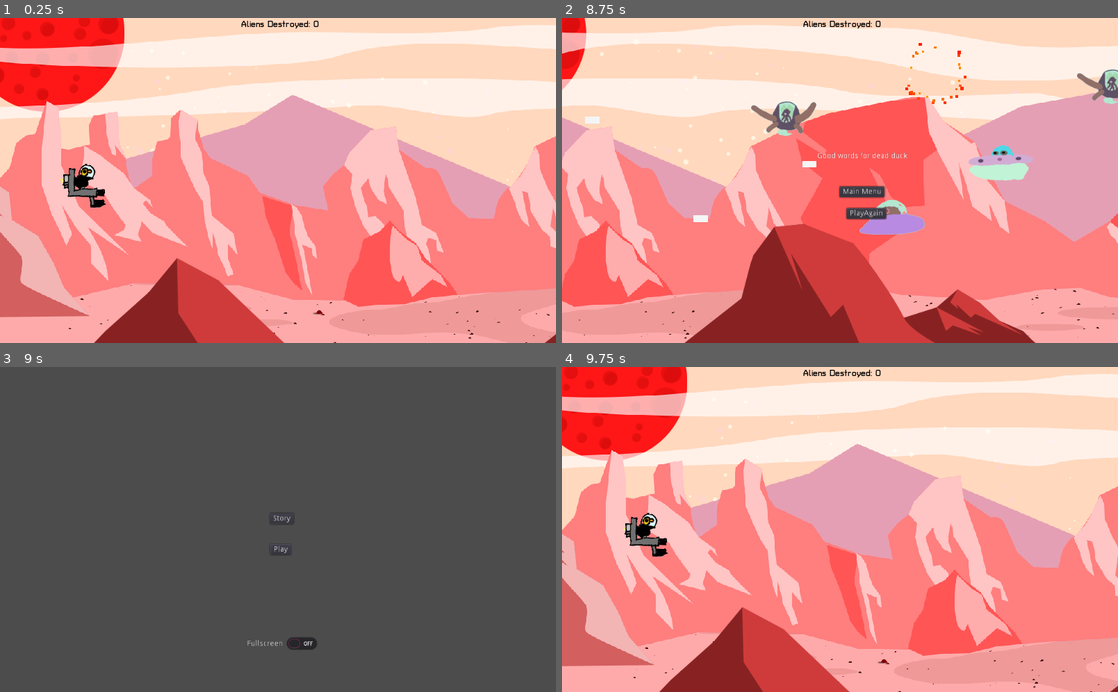
Above: before the commit, frames 1-4 (two rows, left to right).
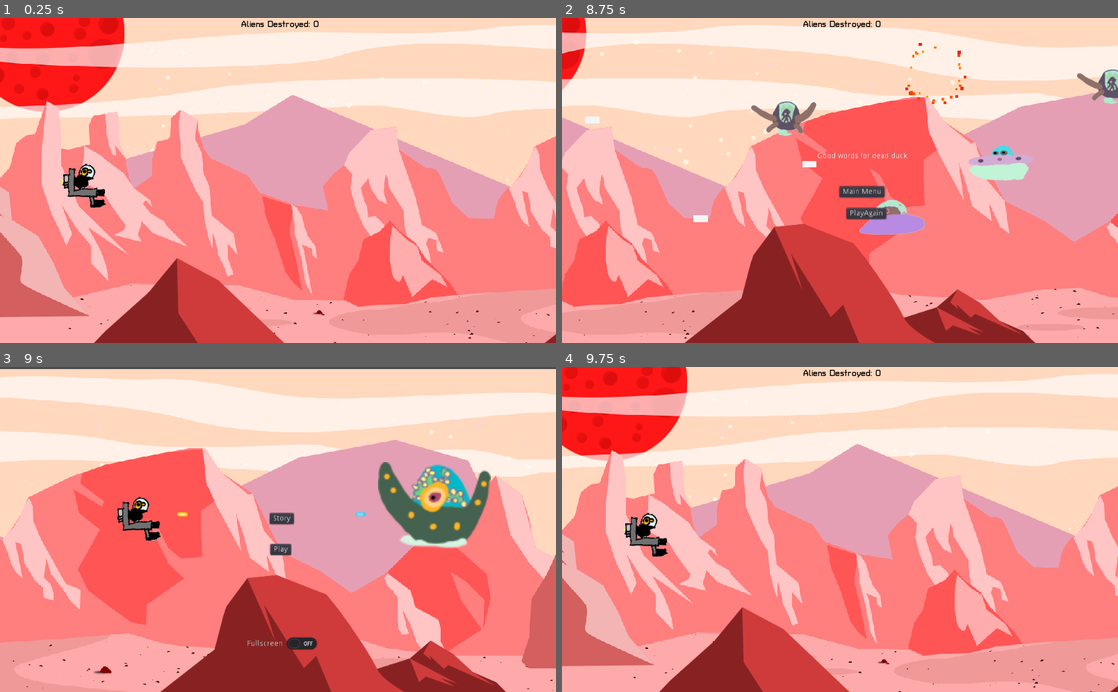
Above: after the commit, the same moments.

Repository: the-g-force/FamJam-January2021
Game: Godot game, scene res://src/Level.tscn
Same seed, same stepped clock (60 frames per second), same inputs: the game is played once before the commit and once after it.
Inputs (mouse positions are in pixels of both pictures, inside the frame that each line leads up to):
- Up to frame 1 (0.25 s): no input
- Up to frame 2 (8.75 s): tap Enter at 0.5 s; move the mouse to (962, 164) at 0.52 s; hold D (move_right) 0.53-1.28 s; tap Space (fire) every 0.75 s from 0.6 to 8.1 s; click (962, 164) at 0.67 s; move the mouse to (728, 196) at 1.27 s; hold S (move_down) 1.28-2.03 s; move the mouse to (895, 109) at 2.02 s; hold D (move_right) 2.03-2.78 s; move the mouse to (812, 245) at 2.77 s; hold W (move_up) 2.78-3.53 s; click (812, 245) at 2.92 s; move the mouse to (1006, 229) at 3.52 s; hold A (move_left) 3.53-5.03 s; move the mouse to (673, 131) at 4.27 s; move the mouse to (867, 180) at 5.02 s; hold S (move_down) 5.03-5.78 s; click (867, 180) at 5.17 s; move the mouse to (756, 99) at 5.77 s; hold D (move_right) 5.78-6.53 s; move the mouse to (962, 164) at 6.52 s; hold W (move_up) 6.53-7.28 s; move the mouse to (728, 196) at 7.27 s; hold D (move_right) 7.28-8.03 s; click (728, 196) at 7.42 s; move the mouse to (895, 109) at 8.02 s; hold S (move_down) from 8.03 s (still down)
- Up to frame 3 (9 s): release S (move_down) at 8.75 s; click "Main Menu" at 8.75 s
- Up to frame 4 (9.75 s): click "Play" at 9.5 s

Frames 1-2 are identical in both runs. In frame 3, 97% of the frame differs, in the area x 0-100%, y 0-100%; in frame 4, nothing differs.
Error after the commit: Invalid set index 'pressed' (on base: 'null instance') with value of type 'bool'. (res://src/MenuScene.gd:7)

Commit message:
Add bullets, change menu screen

Diff:
--- a/project/src/MenuScene.tscn
+++ b/project/src/MenuScene.tscn
@@ -1,7 +1,14 @@
-[gd_scene load_steps=3 format=2]
+[gd_scene load_steps=10 format=2]
 
 [ext_resource path="res://src/MenuScene.gd" type="Script" id=1]
 [ext_resource path="res://assets/Title_screen.ogg" type="AudioStream" id=2]
+[ext_resource path="res://assets/image1942.png" type="Texture" id=3]
+[ext_resource path="res://assets/duck.png" type="Texture" id=4]
+[ext_resource path="res://assets/sky.png" type="Texture" id=5]
+[ext_resource path="res://assets/background.png" type="Texture" id=6]
+[ext_resource path="res://assets/foreground.png" type="Texture" id=7]
+[ext_resource path="res://assets/bullet-blue.png" type="Texture" id=8]
+[ext_resource path="res://assets/bullet-yellow.png" type="Texture" id=9]
 
 [node name="MenuScene" type="Control"]
 anchor_right = 1.0
@@ -9,6 +16,28 @@
 script = ExtResource( 1 )
 __meta__ = {
 "_edit_lock_": true,
+"_edit_use_anchors_": false
+}
+
+[node name="sky" type="Sprite" parent="."]
+position = Vector2( 136, 304 )
+texture = ExtResource( 5 )
+
+[node name="background" type="Sprite" parent="sky"]
+position = Vector2( -64, 0 )
+texture = ExtResource( 6 )
+
+[node name="foreground" type="Sprite" parent="sky"]
+position = Vector2( 152, 0 )
+texture = ExtResource( 7 )
+
+[node name="FullScreenButton" type="CheckButton" parent="sky"]
+margin_left = 313.234
+margin_top = 186.507
+margin_right = 459.234
+margin_bottom = 226.507
+text = "Fullscreen"
+__meta__ = {
 "_edit_use_anchors_": false
 }
 
@@ -37,15 +66,32 @@
 autoplay = true
 bus = "Music"
 
-[node name="FullScreenButton" type="CheckButton" parent="."]
-margin_left = 449.234
-margin_top = 490.507
-margin_right = 595.234
-margin_bottom = 530.506
-text = "Fullscreen"
+[node name="Control" type="Control" parent="."]
+anchor_left = 0.5
+anchor_right = 0.5
+margin_left = -20.0
+margin_right = 20.0
+margin_bottom = 40.0
 __meta__ = {
 "_edit_use_anchors_": false
 }
+
+[node name="duck" type="Sprite" parent="Control"]
+position = Vector2( -236, 280 )
+texture = ExtResource( 4 )
+
+[node name="image1942" type="Sprite" parent="Control"]
+position = Vector2( 308, 256 )
+scale = Vector2( 2.46923, 2.46923 )
+texture = ExtResource( 3 )
+
+[node name="bullet-yellow" type="Sprite" parent="."]
+position = Vector2( 336, 272 )
+texture = ExtResource( 9 )
+
+[node name="bullet-blue" type="Sprite" parent="."]
+position = Vector2( 664, 272 )
+texture = ExtResource( 8 )
+[connection signal="pressed" from="sky/FullScreenButton" to="." method="_on_FullScreenButton_pressed"]
 [connection signal="pressed" from="PlayButton" to="." method="_on_PlayButton_pressed"]
 [connection signal="pressed" from="StoryButton" to="." method="_on_StoryButton_pressed"]
-[connection signal="pressed" from="FullScreenButton" to="." method="_on_FullScreenButton_pressed"]
Binary file added: project/assets/bullet-blue.png
Not shown, added: project/assets/bullet-blue.png.import
Binary file added: project/assets/bullet-yellow.png
Not shown, added: project/assets/bullet-yellow.png.import
Binary file changed: project/assets/copter.png
Binary file added: project/assets/path1478.png
Not shown, added: project/assets/path1478.png.import
